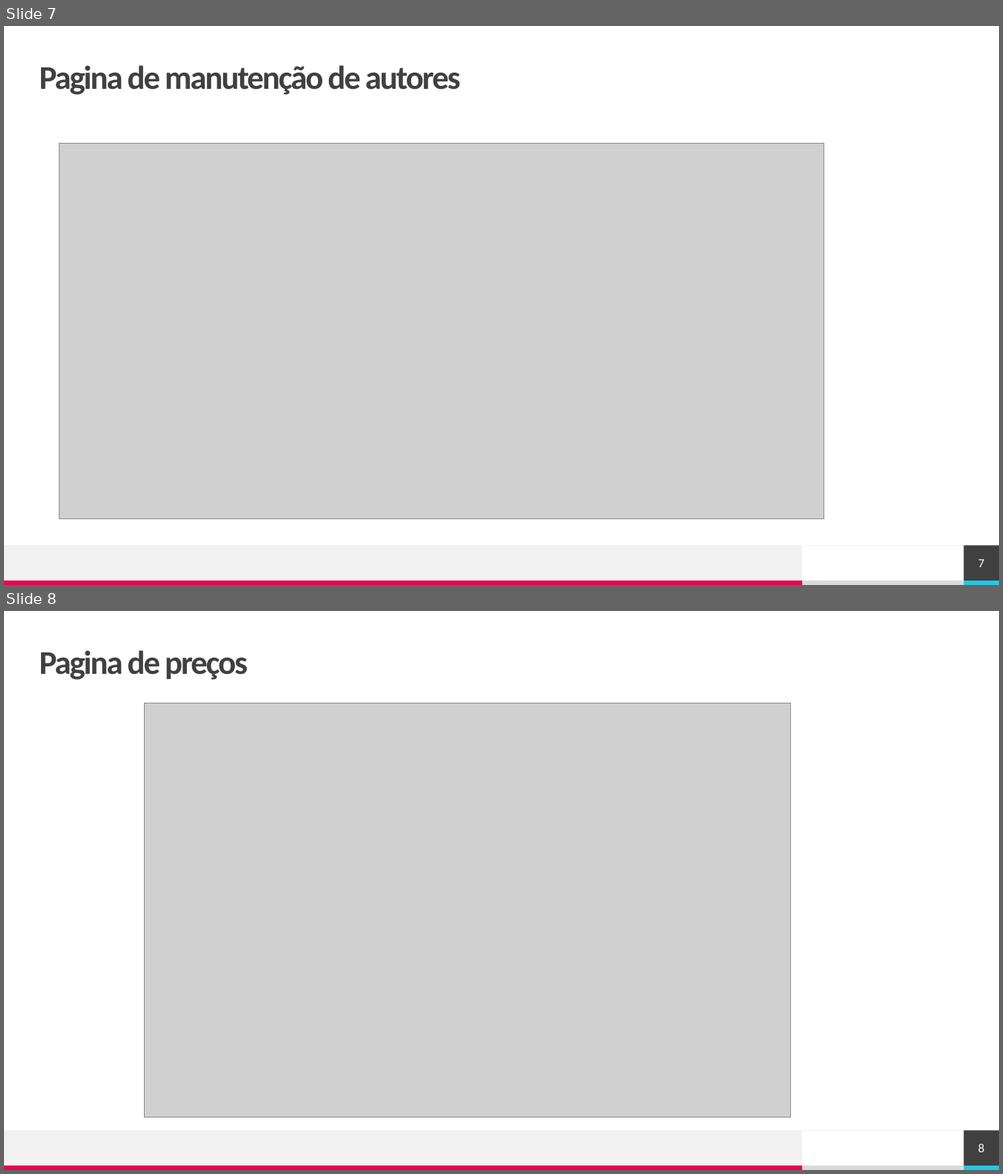
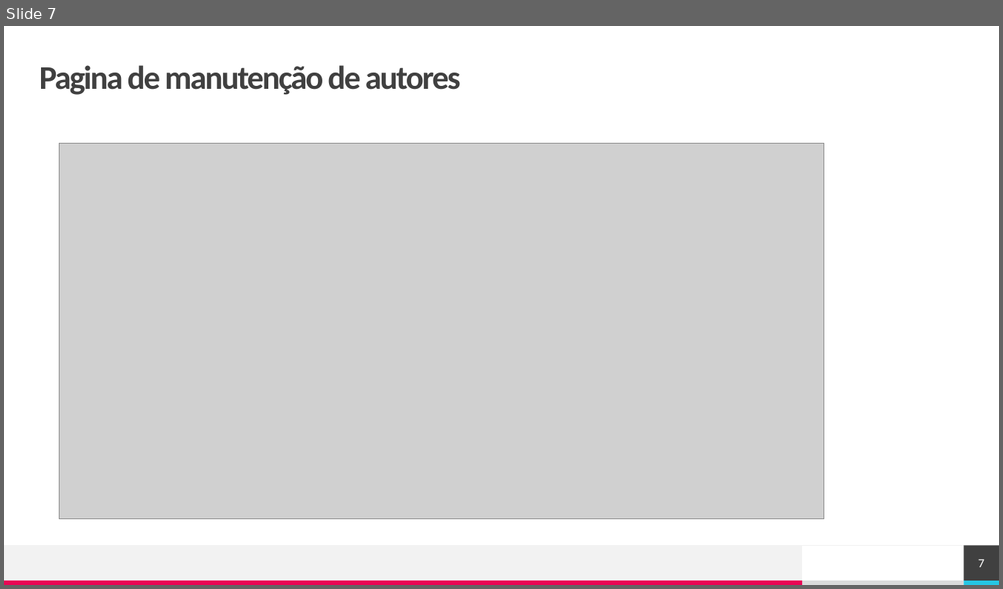
Before and after one commit to ThyTree-OG/LabProg, a slide deck: Ficheiros/Sprint C/StoryTail.pptx. Shown one above the other, each under a label of ours: slides 7 and 8 before the commit, slide 7 after it. The pictures are 1003x1174 and 1003x589 pixels, drawn with LibreOffice and Linux fonts; fonts in the diff are those of the drawing; grey boxes stand for pictures; background and template pictures are left out. Boxes give left, top, right and bottom in pixels: in the first picture for what was removed or moved away, otherwise in the second. Text is boxed around its words. In the diff, an @@ line names an element or a change of style, - is before the commit and + after.

```diff
--- a/Ficheiros/Sprint C/StoryTail.pptx
+++ b/Ficheiros/Sprint C/StoryTail.pptx
@@ slide 8 removed at bbox=[4, 611, 999, 1170], background picture (left out); not listed: 5 template elements that a slide beside it also shows @@
@@ title removed at bbox=[40, 650, 247, 680] @@
-Pagina de preços
@@ picture removed at bbox=[145, 703, 791, 1118] @@
@@ page number removed at bbox=[964, 1131, 999, 1166] @@
-8
```
Also in this commit, not shown: 2 slides changed, 13 other files.
